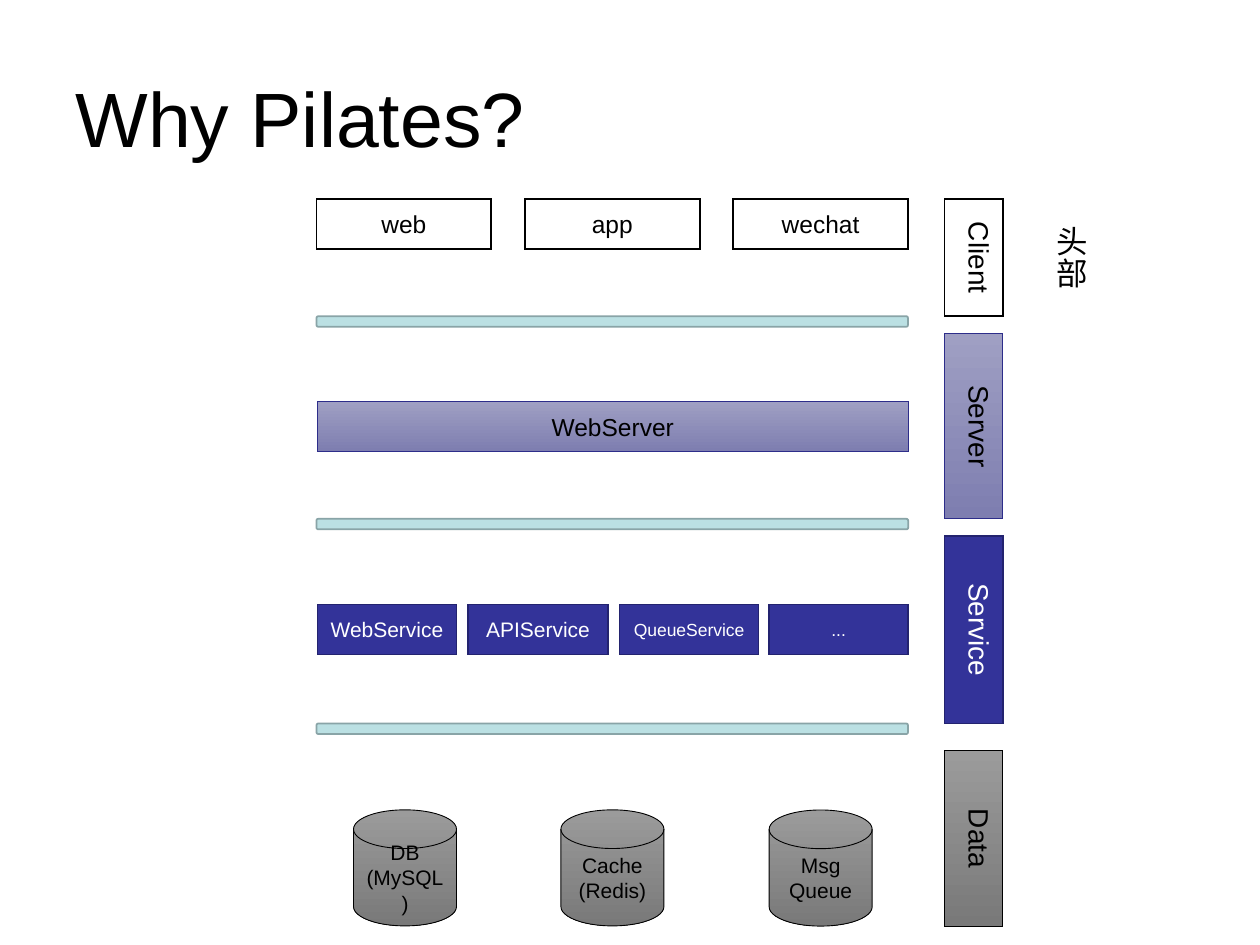
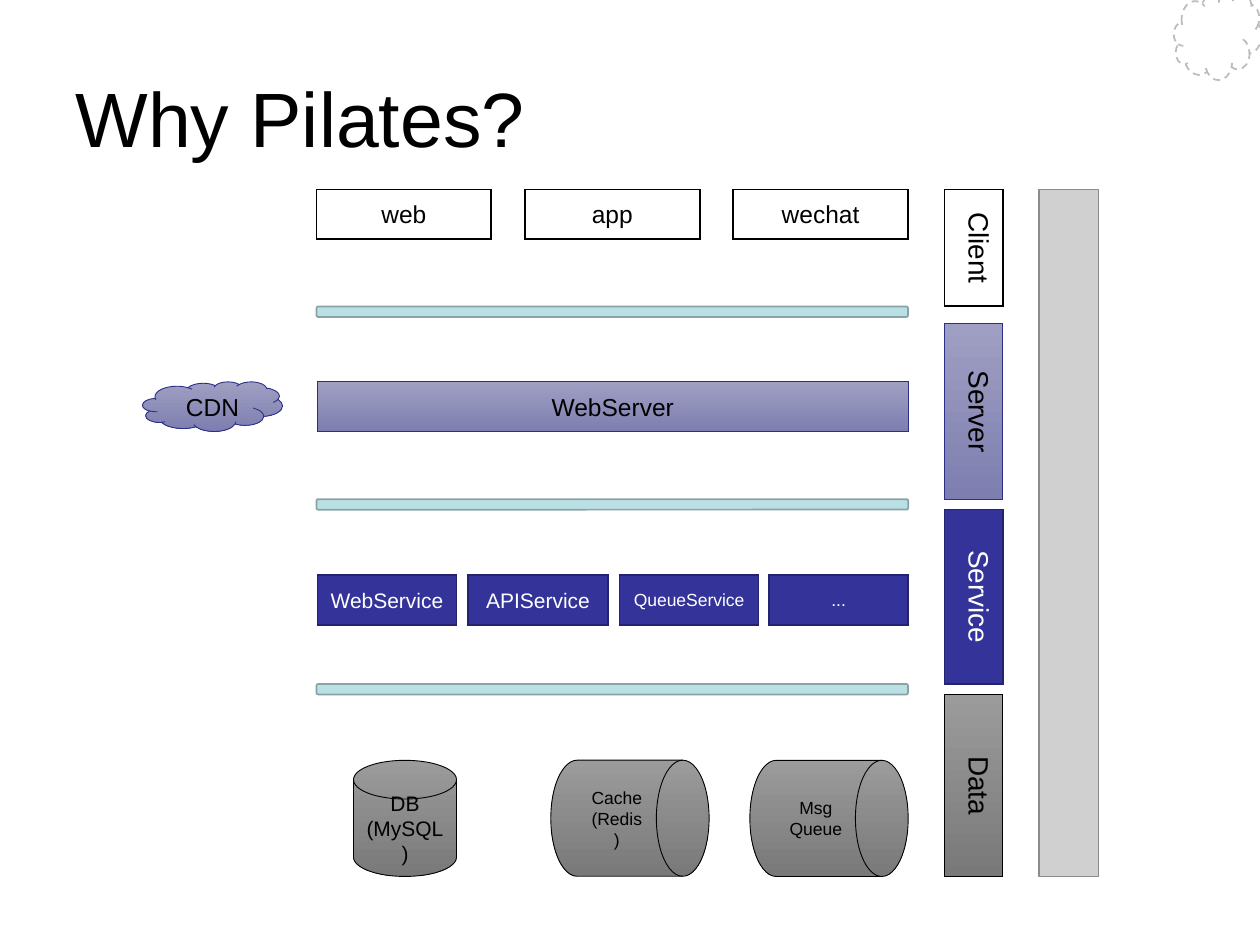
Before and after one commit to Wang-Ray/notes, a slide deck: slide 3 of Architect Pilates.ppt. Drawn at 1260x945 pixels with LibreOffice and Linux fonts; fonts in the diff are those of the drawing; grey boxes stand for pictures; background and template pictures are left out. Boxes give left, top, right and bottom in pixels: in the first picture for what was removed or moved away, otherwise in the second. Text is boxed around its words. In the diff, an @@ line names an element or a change of style, - is before the commit and + after.

Commit message:
Architect Pilates

```diff
--- a/Architect Pilates.ppt
+++ b/Architect Pilates.ppt
@@ freeform shape added at <box>1174,0,1260,81</box>, fill #FFFFFF, outline #BCBCBC 0.99 pt dashed @@
@@ picture added at <box>1040,189,1099,876</box> @@
@@ text removed at <box>1056,227,1088,288</box> @@
-头部
@@ 4 rectangles, 1 rounded rectangle: place and size @@
-4 rectangles, 1 rounded rectangle at <box>316,199,1003,326</box>
+4 rectangles, 1 rounded rectangle at <box>316,189,1003,316</box>
@@ rectangle "Server": place and size @@
-rectangle "Server" at <box>945,334,1003,519</box>
+rectangle "Server" at <box>945,324,1003,499</box>
@@ freeform shape added at <box>142,382,282,431</box>, fill gradient #9F9FC3 to #7E7EB0, outline #2D2D8A 0.51 pt, 14 pt, text #000000 @@
+CDN
@@ rectangle "WebServer": place and size @@
-rectangle "WebServer" at <box>318,402,908,451</box>
+rectangle "WebServer" at <box>318,382,908,431</box>
@@ rounded rectangle: place and size @@
-rounded rectangle at <box>316,519,908,529</box>
+rounded rectangle at <box>316,499,908,509</box>
@@ rectangle "Service": place and size @@
-rectangle "Service" at <box>945,537,1003,724</box>
+rectangle "Service" at <box>945,509,1003,684</box>
@@ 4 rectangles: place and size @@
-4 rectangles at <box>318,605,907,655</box>
+4 rectangles at <box>318,575,907,625</box>
@@ rounded rectangle: place and size @@
-rounded rectangle at <box>316,723,907,733</box>
+rounded rectangle at <box>316,684,907,694</box>
@@ rectangle "Data": place and size @@
-rectangle "Data" at <box>945,751,1003,926</box>
+rectangle "Data" at <box>945,694,1003,876</box>
@@ cylinder "DB (MySQL)": place and size @@
-cylinder "DB (MySQL)" at <box>354,810,457,926</box>
+cylinder "DB (MySQL)" at <box>354,760,457,876</box>
@@ flow chart magnetic drum "Cache (Redis)" at <box>551,760,709,876</box>: size 12 to 10 pt; cylinder to flow chart magnetic drum @@
@@ flow chart magnetic drum "Cache (Redis)": place and size @@
-flow chart magnetic drum "Cache (Redis)" at <box>561,810,664,926</box>
+flow chart magnetic drum "Cache (Redis)" at <box>551,760,709,876</box>
@@ flow chart magnetic drum "Msg": place and size @@
-flow chart magnetic drum "Msg" at <box>769,810,872,926</box>
+flow chart magnetic drum "Msg" at <box>750,760,908,876</box>
@@ flow chart magnetic drum "Msg" at <box>750,760,908,876</box>: size 12 to 10 pt; cylinder to flow chart magnetic drum @@
```
Also in this commit, not shown: 7 other slides changed, 21 slides added, 1 slide removed, 1 other file.
